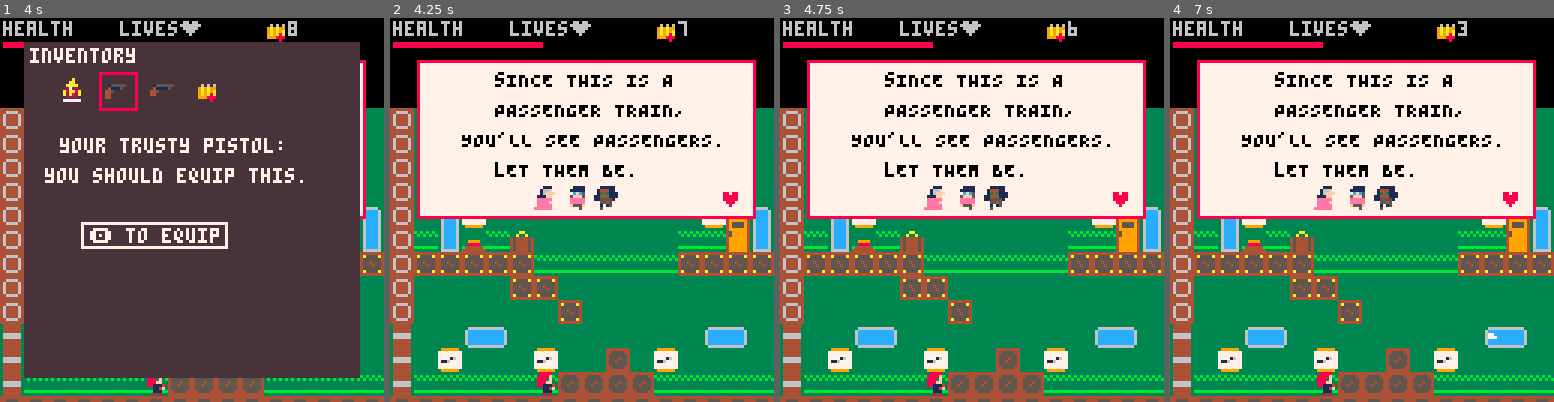
Above: before the commit, frames 1-4 (left to right).
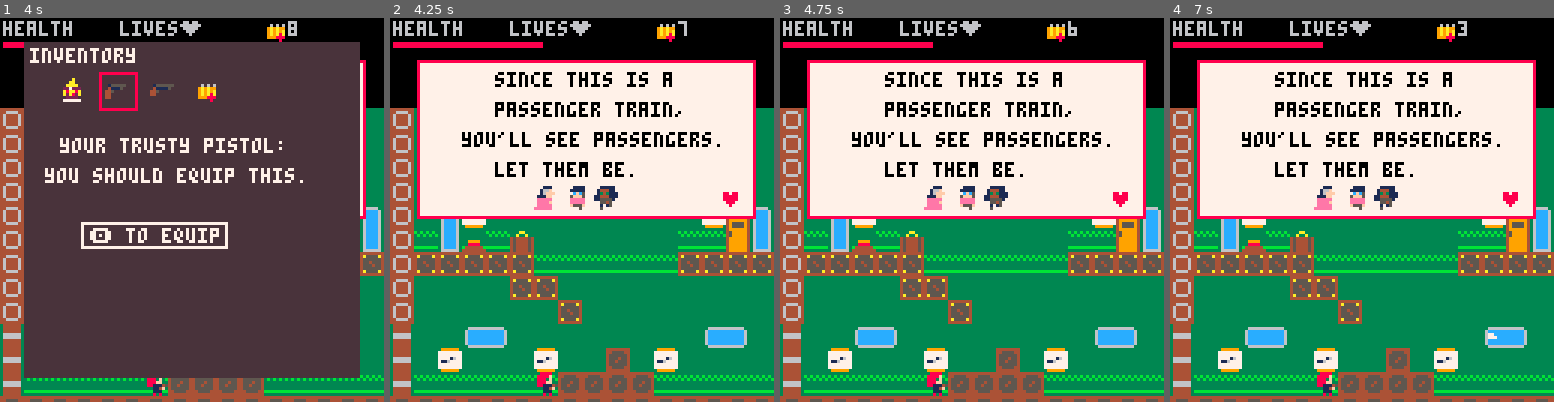
Above: after the commit, the same moments.

Repository: hggorel/Off-The-Rails
Game: PICO-8 cartridge offtherails.p8
The game is run twice, just before and just after one commit, with the same random seed, the same clock (stepped at 60 frames per second) and the same inputs.
Inputs:
- Up to frame 1 (4 s): tap X (X key) at 0.33, 1.07, 1.85, 2.97 s; tap O (Z key) at 0.7, 1.7, 2.1, 2.5, 2.9, 3.3, 3.7 s; hold Right 1.6-2.1 s; hold Up 2.15-2.42 s; hold Right 2.47-3.03 s; hold Left 3.08-3.58 s; hold Down 3.63-3.97 s
- Up to frame 2 (4.25 s): hold Right from 4.02 s (still down); tap X (X key) at 4.08 s; tap O (Z key) at 4.1 s
- Up to frame 3 (4.75 s): tap O (Z key) at 4.5 s; release Right at 4.68 s; hold Up from 4.73 s (still down)
- Up to frame 4 (7 s): tap O (Z key) every 0.4 s from 4.9 to 6.9 s; release Up at 5.03 s; hold Left 5.08-5.68 s; tap X (X key) at 5.2, 6.32 s; hold Down 5.73-6.03 s; hold Right 6.08-6.58 s; hold Right from 6.63 s (still down)

Frame 1 is identical in both runs. In frame 2, 1.8% of the frame differs, in the area x 18-84%, y 14-42%; in frame 3, 1.8%; in frame 4, 1.8%.

Commit message:
Update offtherails.p8
moonwalk integrated--text boxes started/ aesthetics started for level 4

Diff:
--- a/offtherails.p8
+++ b/offtherails.p8
@@ -1,5 +1,5 @@
 pico-8 cartridge // http://www.pico-8.com
-version 33
+version 32
 __lua__
 --off the rails
 --from hannah, christian, elise and alex
@@ -588,6 +588,16 @@
 		if (player.dx + collide_distance_left < 0) then
 			player.dx = (-1 * collide_distance_left)
 		end
+ end
+ if(btn(1) and btn(0)) then
+  if(player.dx > 0) then
+     player.flipx = false
+  end
+  if(player.dx < 0) then
+    player.flipx = true
+    player.dx = (-1 * player.run_force)
+    --if (player.dx < (-1 * player.dx_max)) player.dx = (-1 * player.dx_max)
+   end
  end
 
 	return player.dx
@@ -1395,22 +1405,8 @@
  drawclouds()
 
  		--test this
- if colblind == 1 then
- pal(3,130,1)--check this
- pal(11,137,1)
- end
- if colblind == 0 then
- pal()
- end
 
  map(36, 16, 0, 0, 50*8, 9*8)
-  if colblind == 1 then
- 	pal(3,130,1)--check this
- 	pal(11,137,1)
- 	end
- 	if colblind == 0 then
- 	pal()
- 	end
  _drawmapsprites()
  if player.lives>0 then
 		spr(player.sprite, player.x, player.y, 1, 1, player.flipx, false)
@@ -1549,6 +1547,13 @@
 	spr(cloud.spr2, cloud.x+10, 20)
 	spr(cloud.spr1, cloud.x+20, 54)
 	end
+	if level==4 then
+	rectfill(0, 0, 225, 70, 12)
+	moveclouds()
+	spr(cloud.spr1, cloud.x, 40)
+	spr(cloud.spr2, cloud.x+10, 20)
+	spr(cloud.spr1, cloud.x+20, 54)
+	end
 end
 
 function moveclouds()
@@ -1661,9 +1666,9 @@
 if flr(site)==2 and below>87 then
 txtbox()
 spr(train.sprite,35,56,7,1)
-print("yOU ARE ON THE",35,18,0)
-print("tWM sION cATI:",35,28,0)
-print("a PASSENGER TRAIN",30,38,0)
+print("you are on the",35,18,0)
+print("twm sion cati:",35,28,0)
+print("a passenger train",30,38,0)
 print("use ⬅️⬆️➡️ to move",27,48,0)
 end
 --second box
@@ -1673,34 +1678,35 @@
 spr(64,48,56)
 spr(74,58,56)
 spr(66,68,56)
-print("sINCE THIS IS A",35,18,0)
-print("PASSENGER TRAIN,",35,28,0)
-print("YOU'LL SEE PASSENGERS.",24,38,0)
-print("lET THEM BE.",35,48,0)
+print("since this is a",35,18,0)
+print("passenger train,",35,28,0)
+print("you'll see passengers.",24,38,0)
+print("let them be.",35,48,0)
 end
 --third box
 if site == 11 and below>87 then
 txtbox()
 spr(16,58,56)
-print("hOSTILES WILL ALSO",30,18,0)
-print("LURK AROUND THE TRAIN.",21,28,0)
-print("pRESS z OR 🅾️ TO SHOOT:",20,38,0)
-print("OR THEY'LL GET YOU!",30,48,0)
+print("hostiles will also",30,18,0)
+print("lurk around the train.",21,28,0)
+print("press z or 🅾️ to shoot:",20,38,0)
+print("or they'll get you!",30,48,0)
 
 end
 --fourth box
 if site==2 and below<45 then
 txtbox()
-print("tO INTERACT WITH OBJECTS",15,18,0)
-print("hIT ⬇️ ON TOP OF AN OBJECT",15,28,0)
-print("iN eNGLAND, THIS IS KNOWN",15,38,0)
-print("AS TAKING A 'gander'",35,48,0)
+print("to interact with objects",15,18,0)
+print("hit ⬇️ on top of an object",15,28,0)
+print("in england, this is known",15,38,0)
+print("as taking a 'gander'",35,48,0)
 end
 --fifth box
-if site==13 and below<45 then
+if site==12 and below<45 then
 txtbox()
-print("yOU'LL NEED TO HIT",30,18,0,7)
-print("⬇️ TWICE TO EXIT THRU A DOOR",15,28,0)
+print("you'll need to hit",30,18,0,7)
+print("⬇️ twice",45,28,0)
+print(" to exit thru a door",25,38,0)
 end
 end
 
@@ -1742,6 +1748,7 @@
 
 function txtvalues(site)
 	siter = false
+	if level==0 then
 	if flr(site)==4 then
 		siter = true
 	end
@@ -1754,10 +1761,26 @@
 	if  flr(site)==11 then
 		siter=true
 	end
-	if flr(site)==13 then
+	if flr(site)==12 then
 		siter=true
 	end
+	end
+	if level==4 then
+		if flr(site)==25 then
+			siter=true
+		end
+	end
 	return siter
+end
+
+function lev4txt(site,below)
+if flr(site)==2 and below>87 then
+	txtbox()
+	spr(98,50,56)
+	print("wATCH OUT!",35,18,0)
+	print("iN eNGLAND, THEY HAVE",35,28,0)
+	print("'wizards', PROBABLY.",30,38,0)
+	end
 end
 __gfx__
 00000000008888800088880000888800008888000088880000888800008888000088880000888880008888000000a00000000000000000000000000000000000
